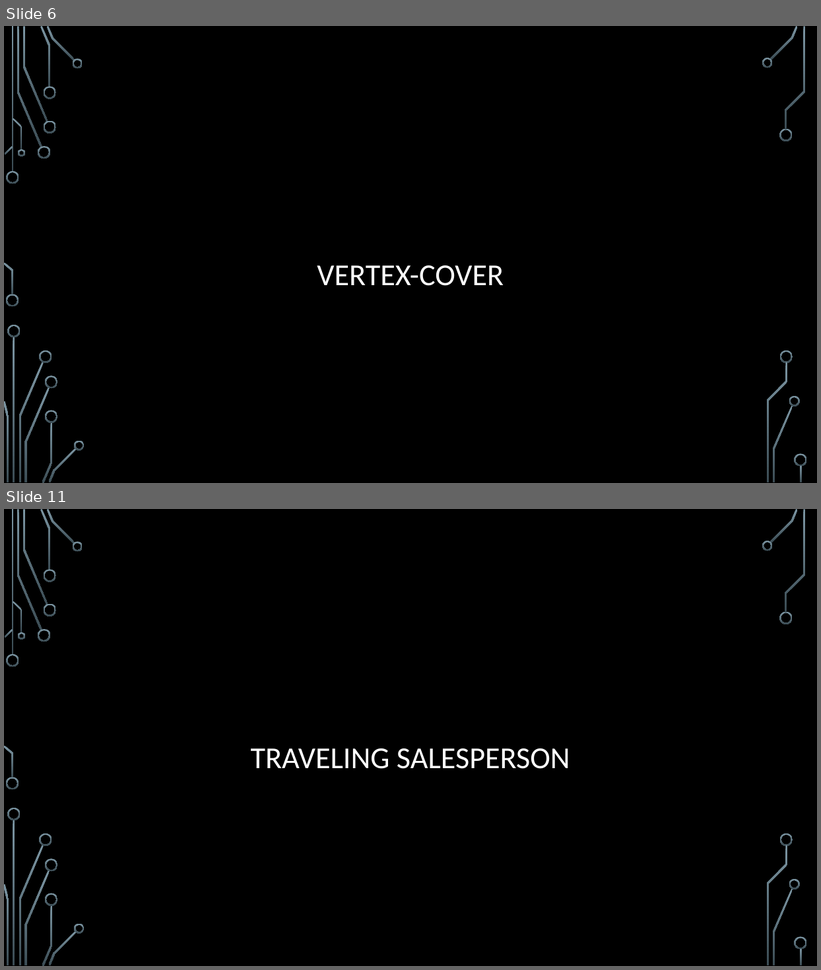
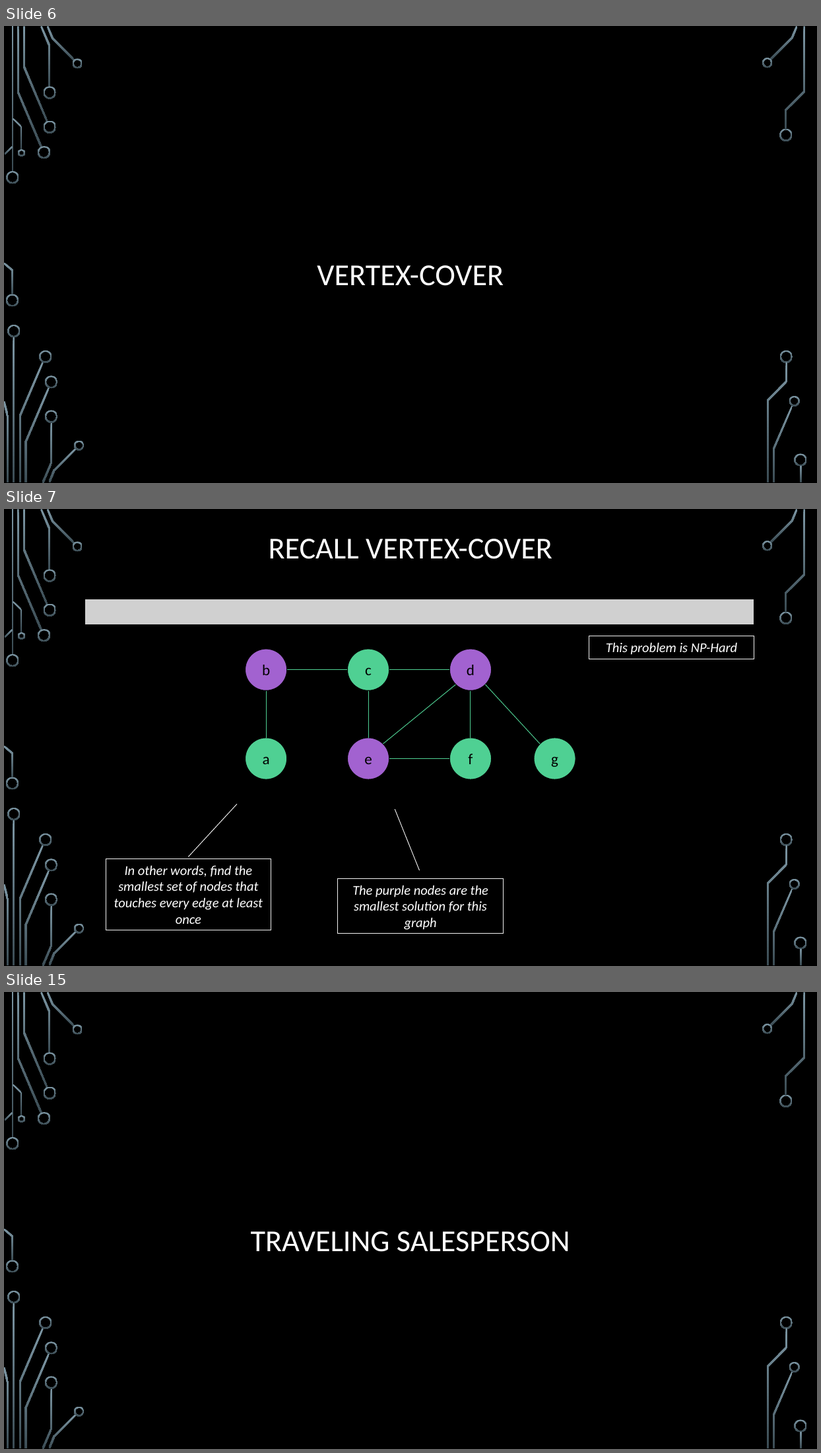
Before and after one commit to janiceeguo/advAlgo, a slide deck: slides/Approx-01-Intro.pptx. Shown one above the other, each under a label of ours: slides 6 and 11 before the commit, slides 6, 7 and 15 after it; the slides between them are not shown. The pictures are 821x970 and 821x1453 pixels, drawn with LibreOffice and Linux fonts; fonts in the diff are those of the drawing; grey boxes stand for pictures; background and template pictures are left out. Boxes give left, top, right and bottom in pixels: in the first picture for what was removed or moved away, otherwise in the second. Text is boxed around its words. In the diff, an @@ line names an element or a change of style, - is before the commit and + after.

```diff
--- a/slides/Approx-01-Intro.pptx
+++ b/slides/Approx-01-Intro.pptx
@@ slide 7 added at [4,509,817,966], background picture (left out); not listed: 36 template elements that a slide beside it also shows @@
@@ title added at [269,539,552,559], 36 pt, text #FFFFFF @@
+RECALL VERTEX-COVER
@@ picture added at [85,599,754,626] @@
@@ rectangle added at [589,636,754,659], outline #F2F2F2 0.75 pt, 16 pt, text #FFFFFF, italic @@
+This problem is NP-Hard
@@ group added at [245,649,576,780]: 8 lines, 7 ellipses @@
+b
+a
+c
+e
+d
+f
+g
@@ line added from (188, 857) to (237, 804), #F2F2F2 0.75 pt @@
@@ line added from (419, 871) to (395, 810), #F2F2F2 0.75 pt @@
@@ rectangle added at [106,859,271,931], outline #F2F2F2 0.75 pt, 16 pt, text #FFFFFF, italic @@
+In other words, find the smallest set of nodes that touches every edge at least once
@@ rectangle added at [338,879,503,934], outline #F2F2F2 0.75 pt, 16 pt, text #FFFFFF, italic @@
+The purple nodes are the smallest solution for this graph
@@ what was slide 11 is now slide 15 @@
```
Also in this commit, not shown: 9 other slides added, 6 slides removed, 2 other files.
